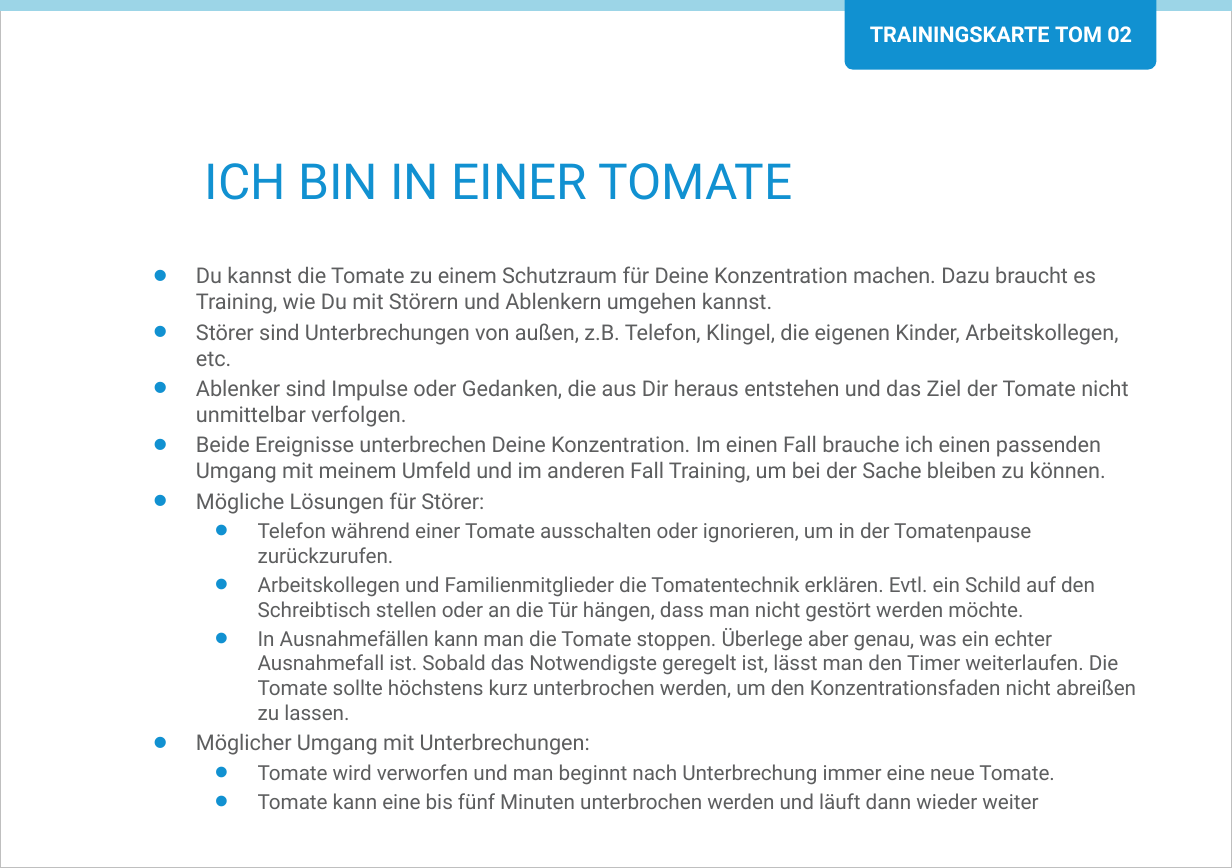
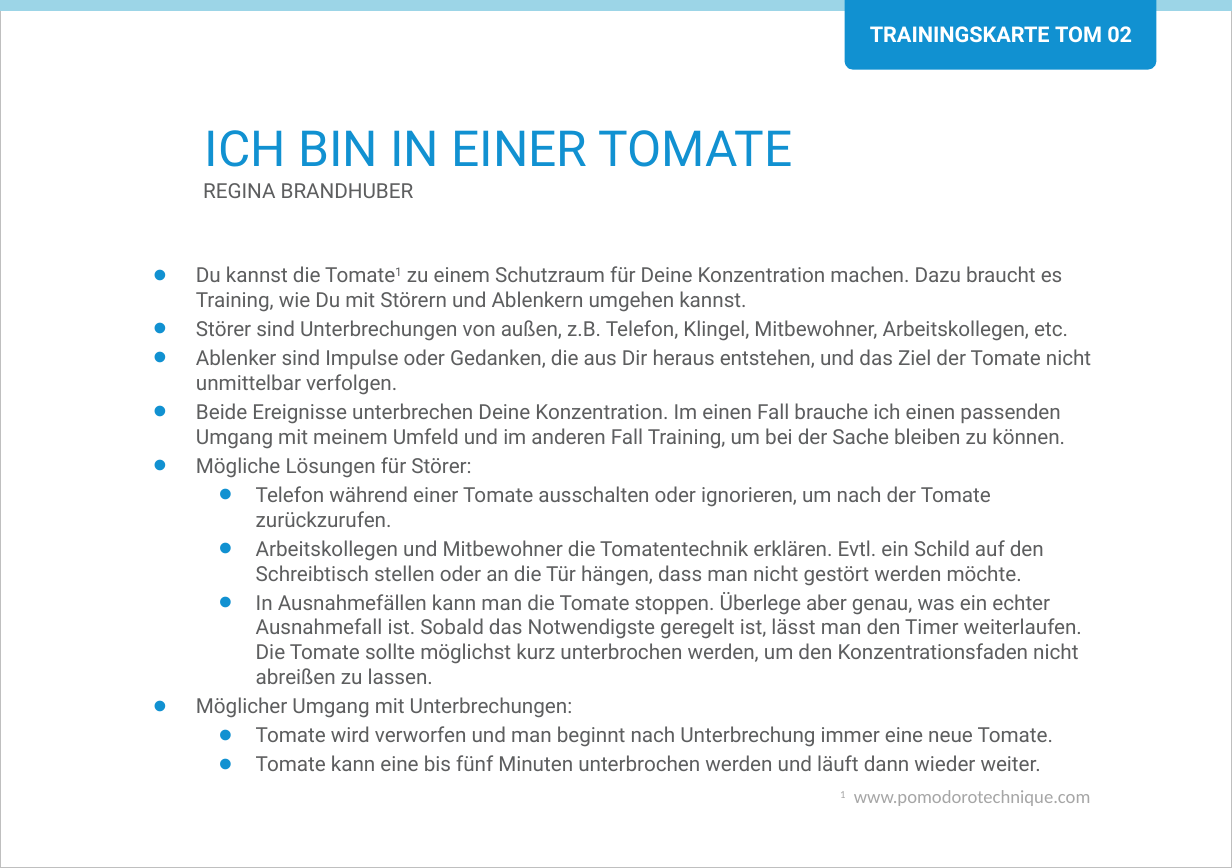
Before and after one commit to Teamtool/training-materials, a slide deck: slide 1 of agile moves/Tomatoes (TOM)/ger/apprentice/ger_TOM_02_Bin_in_einer_tomate_AM_A.pptx. Drawn at 1232x868 pixels with LibreOffice and Linux fonts; fonts in the diff are those of the drawing; background and template pictures are left out. Boxes give left, top, right and bottom in pixels: in the first picture for what was removed or moved away, otherwise in the second. Text is boxed around its words. In the diff, an @@ line names an element or a change of style, - is before the commit and + after.

```diff
--- a/agile moves/Tomatoes (TOM)/ger/apprentice/ger_TOM_02_Bin_in_einer_tomate_AM_A.pptx
+++ b/agile moves/Tomatoes (TOM)/ger/apprentice/ger_TOM_02_Bin_in_einer_tomate_AM_A.pptx
@@ title "ICH BIN IN EINER TOMATE": place and size @@
-title "ICH BIN IN EINER TOMATE" at box(205, 163, 793, 200)
+title "ICH BIN IN EINER TOMATE" at box(205, 130, 793, 167)
@@ subtitle added at box(203, 183, 414, 198), 10 pt, text #5D5E5F @@
+REGINA BRANDHUBER
@@ text at box(196, 266, 1091, 395): text changed; size 10.5 to 10 pt @@
-• Du kannst die Tomate zu einem Schutzraum für Deine Konzentration machen. Dazu braucht es Training, wie Du mit Störern und Ablenkern umgehen kannst.
-• Störer sind Unterbrechungen von außen, z.B. Telefon, Klingel, die eigenen Kinder, Arbeitskollegen, etc.
-• Ablenker sind Impulse oder Gedanken, die aus Dir heraus entstehen und das Ziel der Tomate nicht unmittelbar verfolgen.
+• Du kannst die Tomate1 zu einem Schutzraum für Deine Konzentration machen. Dazu braucht es Training, wie Du mit Störern und Ablenkern umgehen kannst.
+• Störer sind Unterbrechungen von außen, z.B. Telefon, Klingel, Mitbewohner, Arbeitskollegen, etc.
+• Ablenker sind Impulse oder Gedanken, die aus Dir heraus entstehen, und das Ziel der Tomate nicht unmittelbar verfolgen.
@@ text at box(196, 403, 1065, 747): size 10.5 to 10 pt in "Beide Ereignisse unterbrechen Deine Konzentration. Im einen ...", "Mögliche Lösungen für Störer:", "Möglicher Umgang mit Unterbrechungen:"; list level 3 to 2 in "Tomate wird verworfen und man ..." @@
@@ text at box(256, 486, 1082, 684): text changed @@
-    • Telefon während einer Tomate ausschalten oder ignorieren, um in der Tomatenpause zurückzurufen.
-    • Arbeitskollegen und Familienmitglieder die Tomatentechnik erklären. Evtl. ein Schild auf den Schreibtisch stellen oder an die Tür hängen, dass man nicht gestört werden möchte.
-    • In Ausnahmefällen kann man die Tomate stoppen. Überlege aber genau, was ein echter Ausnahmefall ist. Sobald das Notwendigste geregelt ist, lässt man den Timer weiterlaufen. Die Tomate sollte höchstens kurz unterbrochen werden, um den Konzentrationsfaden nicht abreißen zu lassen.
+  • Telefon während einer Tomate ausschalten oder ignorieren, um nach der Tomate zurückzurufen.
+  • Arbeitskollegen und Mitbewohner die Tomatentechnik erklären. Evtl. ein Schild auf den Schreibtisch stellen oder an die Tür hängen, dass man nicht gestört werden möchte.
+  • In Ausnahmefällen kann man die Tomate stoppen. Überlege aber genau, was ein echter Ausnahmefall ist. Sobald das Notwendigste geregelt ist, lässt man den Timer weiterlaufen. Die Tomate sollte möglichst kurz unterbrochen werden, um den Konzentrationsfaden nicht abreißen zu lassen.
@@ text at box(256, 755, 1041, 771): text changed @@
-    • Tomate kann eine bis fünf Minuten unterbrochen werden und läuft dann wieder weiter
+  • Tomate kann eine bis fünf Minuten unterbrochen werden und läuft dann wieder weiter.
@@ text added at box(840, 790, 1091, 806), 9 pt, text #A6A6A6 @@
+1 www.pomodorotechnique.com
```
Also in this commit, not shown: 1 other slide changed, 1 other file.
